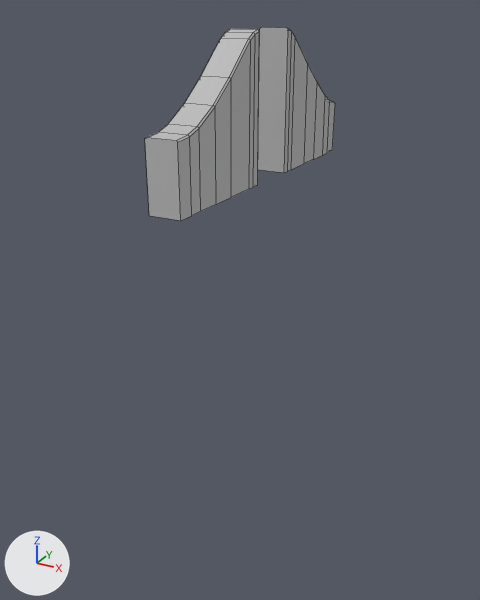
One commit to the FBX model BumpyRoad/Assets/Models/Road_6_Jump_high_small_Gap.fbx: the scene before it, then after it.
Camera for both pictures: a 50 mm lens placed at (103.9, -187.1, 25.4), pointed at (10.9, -18.0, -59.1). Every picture has the same lights, and +X, +Y and +Z are marked at lower left. Mesh edges are drawn as thin lines. Where no turn or scale is listed for an object, it has been applied to the vertices.
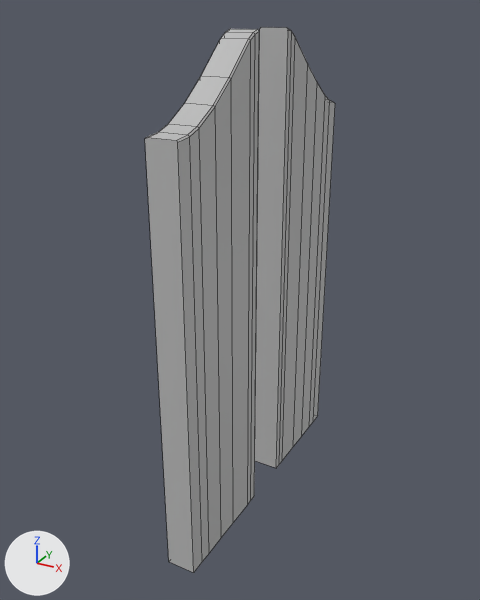
The newer file is also turned or shifted as a whole; pictures and numbers use the older file's frame.

Changed parts and their boxes (x1, y1, x2, y2) in the pictures (480 x 600 px):
'pCube16', reshaped (181% taller)
    before: (145, 27, 335, 221)
    after: (145, 27, 335, 573)

The change in detail:
me_mesh has 96 vertices, 74 faces and spans x -9.0..0.0, y 0.0..96.0, z -18.2..22.5.
me_mesh is used by ob_pcube16; location (19.1, -61.9, -2.1).
me_mesh part 1: all 32 vertices in x -9.0..0.0, y 0.0..96.0, z -18.2 are moved by (0.0, 0.0, -109.7).
